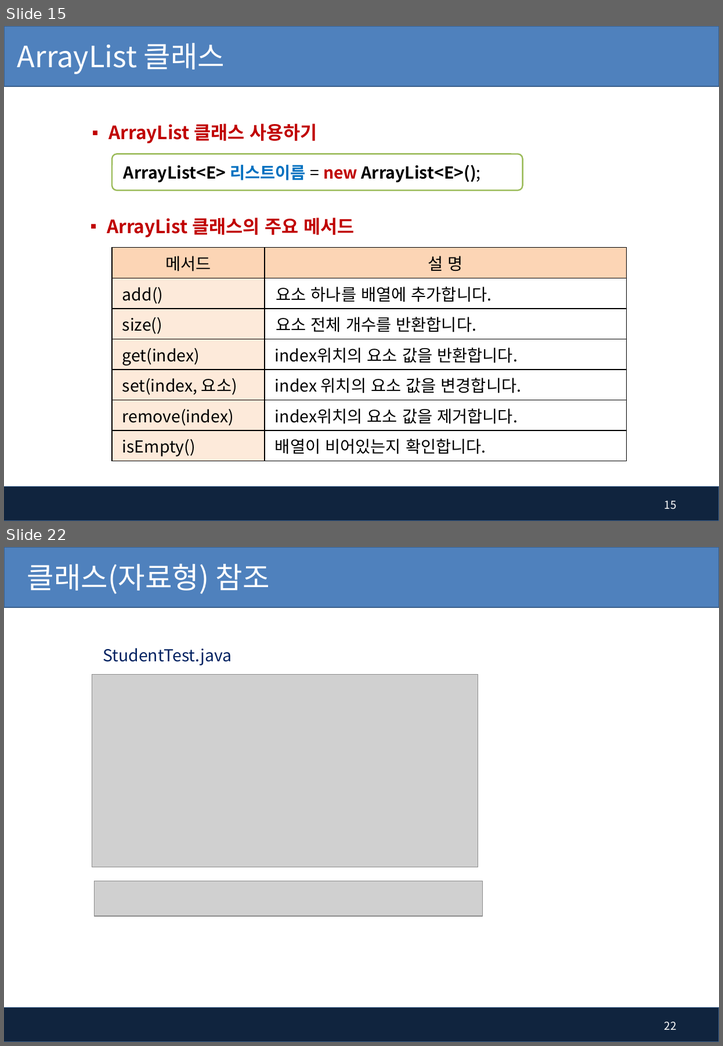
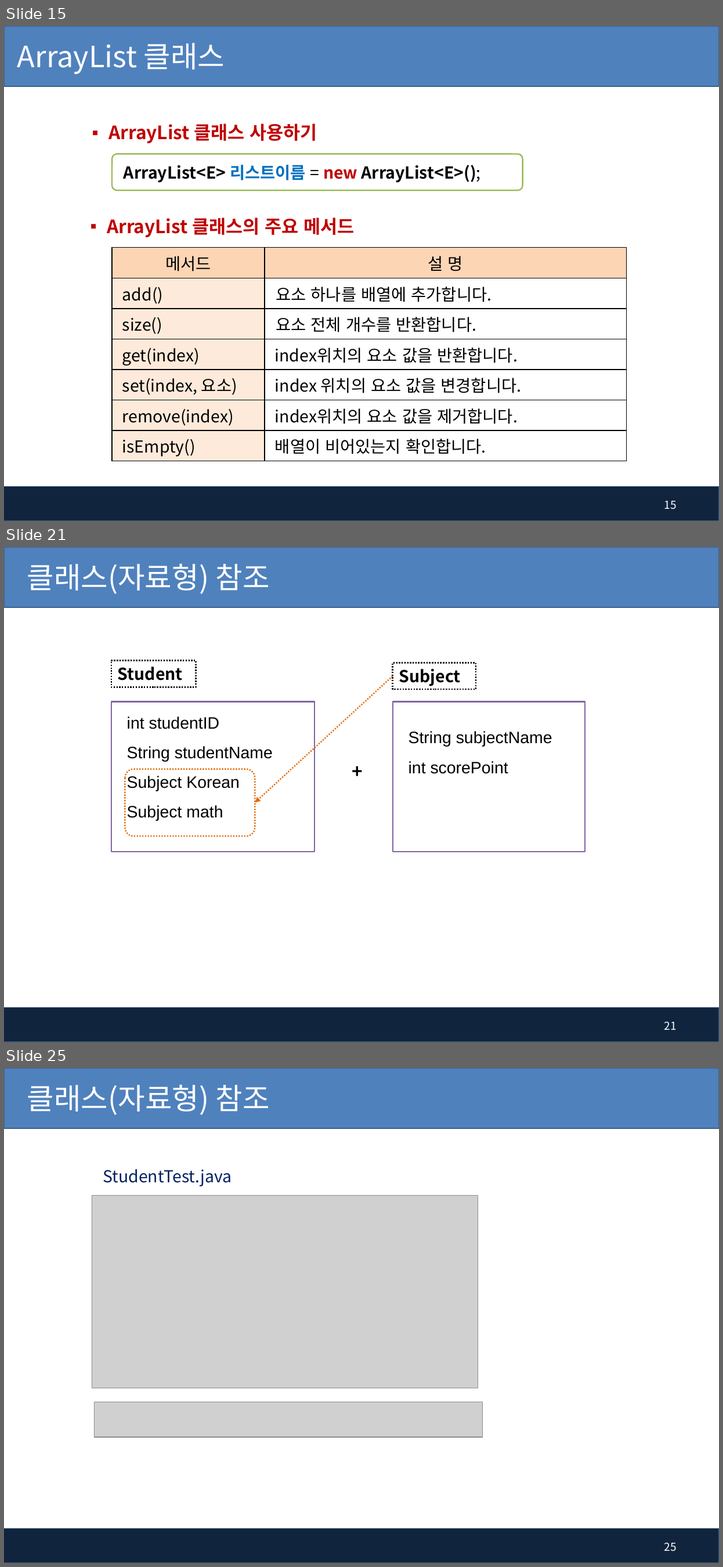
Before and after one commit to pshho/ngreen_project, a slide deck: javaWorks/자료/java_ppt/7장. 배열 객체와 ArrayList.pptx. Shown one above the other, each under a label of ours: slides 15 and 22 before the commit, slides 15, 21 and 25 after it; the slides between them are not shown. The pictures are 723x1046 and 723x1567 pixels, drawn with LibreOffice and Linux fonts; fonts in the diff are those of the drawing; grey boxes stand for pictures; background and template pictures are left out. Boxes give left, top, right and bottom in pixels: in the first picture for what was removed or moved away, otherwise in the second. Text is boxed around its words. In the diff, an @@ line names an element or a change of style, - is before the commit and + after.

```diff
--- a/javaWorks/자료/java_ppt/7장. 배열 객체와 ArrayList.pptx
+++ b/javaWorks/자료/java_ppt/7장. 배열 객체와 ArrayList.pptx
@@ slide 21 added at [4, 547, 719, 1042], background #FFFFFF; not listed: 2 template elements that a slide beside it also shows @@
@@ title added at [27, 564, 270, 594], 32 pt, text #FFFFFF @@
+클래스(자료형) 참조
@@ rectangle added at [111, 661, 196, 687], outline #000000 1.5 pt dashed, 18 pt, text #000000, bold @@
+Student
@@ rectangle added at [393, 662, 476, 689], outline #000000 1.5 pt dashed, 18 pt, text #000000, bold @@
+Subject
@@ arrow added from (393, 676) to (255, 802), #E46C0A 1.5 pt dashed @@
@@ rectangle added at [111, 701, 315, 851], fill #FFFFFF, outline #8064A2 1.5 pt, 18 pt, text #000000 @@
+int studentID
+String studentName
+Subject Korean
+Subject math
@@ rectangle added at [393, 701, 585, 851], fill #FFFFFF, outline #8064A2 1.5 pt, 18 pt, text #000000 @@
+String subjectName
+int scorePoint
@@ rounded rectangle added at [125, 769, 255, 836], outline #E46C0A 1.5 pt dashed @@
@@ text added at [345, 757, 372, 786], 20 pt, text #000000, bold @@
++
@@ page number added at [664, 1021, 676, 1030], 12 pt, text #FFFFFF @@
+21
@@ what was slide 22 is now slide 25 @@
@@ page number at [664, 1542, 676, 1551]: text changed @@
-22
+25
```
Also in this commit, not shown: 9 slides changed, 2 other slides added, 24 other files.
